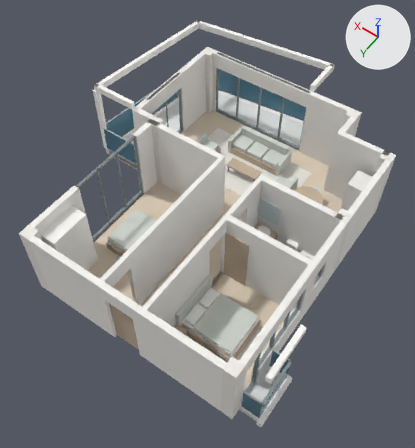
The glTF model assets/residences/81-8/apartment.glb as it was, and as the next commit left it.
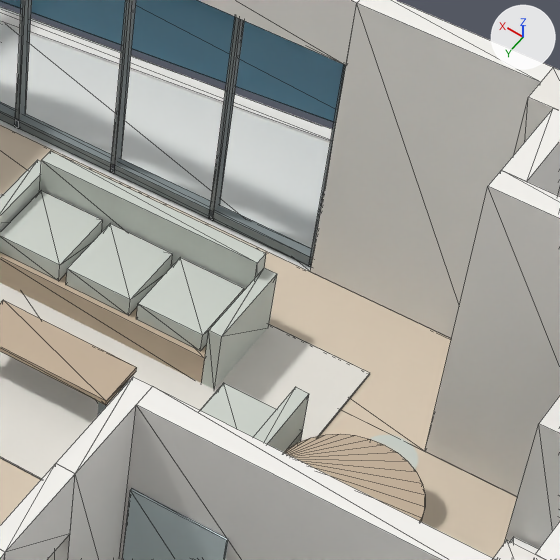
There are two pictures of each version: one whole from a camera (50 mm lens) standing at (-2.87, 5.11, 15.83) and looking at (4.08, -4.62, 0.54), one close up on the part from 56% to 85% of the width and 21% to 48% of the height. Arrows for +X, +Y and +Z are at upper right; the lights stay in place. The older version's two pictures come first. The close-ups show mesh edges as thin lines. Vertices at exactly the same position are counted once.

The scene before the commit, as lines of its bpy script (objects in view):
```python
me_armchair_back_west = bpy.data.meshes.new('Armchair back west')
me_armchair_back_west.from_pydata(...)  # a box spanning x 2.58..2.7, y -8.09..-7.3, z 0.0..0.72
me_armchair_back_west.materials.append(mat_armchair_back_west)  # light grey #d4d9d1
me_armchair_base = bpy.data.meshes.new('Armchair base')
me_armchair_base.from_pydata(...)  # a box spanning x 2.58..3.33, y -8.09..-7.3, z 0.0..0.3
me_armchair_base.materials.append(mat_armchair_base)  # beige #c8b59e
me_armchair_seat = bpy.data.meshes.new('Armchair seat')
me_armchair_seat.from_pydata(...)  # a box spanning x 2.64..3.27, y -8.03..-7.36, z 0.3..0.46
me_armchair_seat.materials.append(mat_armchair_seat)  # light grey #d4d9d1
me_sofa_cushion_001 = bpy.data.meshes.new('Sofa cushion.001')
me_sofa_cushion_001.from_pydata(...)  # a box spanning x 4.33..4.93, y -8.99..-8.35, z 0.3..0.48
me_sofa_cushion_001.materials.append(mat_sofa_cushion_001)  # light grey #d4d9d1
ob_armchair_back_west = bpy.data.objects.new('Armchair back west', me_armchair_back_west)
ob_armchair_back_west.location = (0.0, 0.0, 0.0)
ob_armchair_base = bpy.data.objects.new('Armchair base', me_armchair_base)
ob_armchair_base.location = (0.0, 0.0, 0.0)
ob_armchair_seat = bpy.data.objects.new('Armchair seat', me_armchair_seat)
ob_armchair_seat.location = (0.0, 0.0, 0.0)
ob_sofa_cushion_001 = bpy.data.objects.new('Sofa cushion.001', me_sofa_cushion_001)
ob_sofa_cushion_001.location = (0.0, 0.0, 0.0)
# also in view: 'Living panorama lintel' at (5.49, -10.01, 2.5); 'Sofa base' at (4.61, -8.73, 0.15); 'Terrace glass.002' at (6.28, -11.33, 0.59); 'South-west Column' at (1.8, -9.91, 1.4); 'Living south panorama mullion.001' at (4.51, -10.01, 1.4)
```
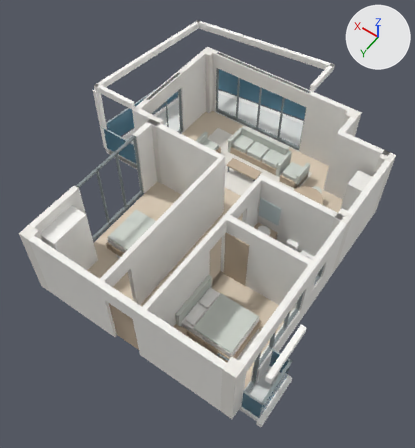
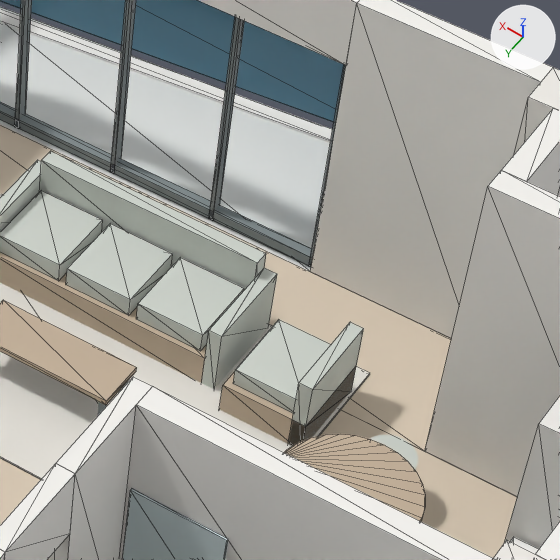
Pixel boxes [x1, y1, x2, y2] of what changed, in the close-ups (560 x 560 px):
'Armchair seat', moved
    before: [200, 383, 277, 437]
    after: [233, 319, 331, 413]
'Armchair back west', moved
    before: [254, 387, 309, 452]
    after: [288, 322, 364, 446]
'Armchair base', moved (mostly hidden before)
    before: [289, 433, 302, 448]
    after: [219, 368, 355, 446]

Patch to the scene script:
```diff
--- a/assets/residences/81-8/apartment.glb.py
+++ b/assets/residences/81-8/apartment.glb.py
@@ me_armchair_base @@
 # used by ob_armchair_base; location = (0.0, 0.0, 0.0)
-me_armchair_base.from_pydata(...)  # 8 vertices, 12 faces; spans x 2.58..3.33, y -8.09..-7.3, z 0.0..0.3
+me_armchair_base.from_pydata(...)  # 8 vertices, 12 faces; spans x 2.58..3.33, y -8.93..-8.14, z 0.0..0.3
+# me_armchair_base part 1: the whole mesh is moved by (0.0, -0.84, 0.0)
 me_armchair_base.materials.append(mat_armchair_base)
@@ me_armchair_seat @@
 # used by ob_armchair_seat; location = (0.0, 0.0, 0.0)
-me_armchair_seat.from_pydata(...)  # 8 vertices, 12 faces; spans x 2.64..3.27, y -8.03..-7.36, z 0.3..0.46
+me_armchair_seat.from_pydata(...)  # 8 vertices, 12 faces; spans x 2.64..3.27, y -8.87..-8.2, z 0.3..0.46
+# me_armchair_seat part 2: the whole mesh is moved by (0.0, -0.84, 0.0)
 me_armchair_seat.materials.append(mat_armchair_seat)
@@ me_armchair_back_west @@
 # used by ob_armchair_back_west; location = (0.0, 0.0, 0.0)
-me_armchair_back_west.from_pydata(...)  # 8 vertices, 12 faces; spans x 2.58..2.7, y -8.09..-7.3, z 0.0..0.72
+me_armchair_back_west.from_pydata(...)  # 8 vertices, 12 faces; spans x 2.58..2.7, y -8.93..-8.14, z 0.0..0.72
+# me_armchair_back_west part 3: the whole mesh is moved by (0.0, -0.84, 0.0)
 me_armchair_back_west.materials.append(mat_armchair_back_west)
```
